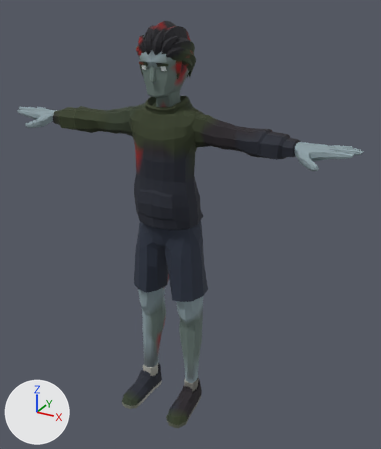
The glTF model assets/models/ch_zombie_brute.glb: old version first, new version second.
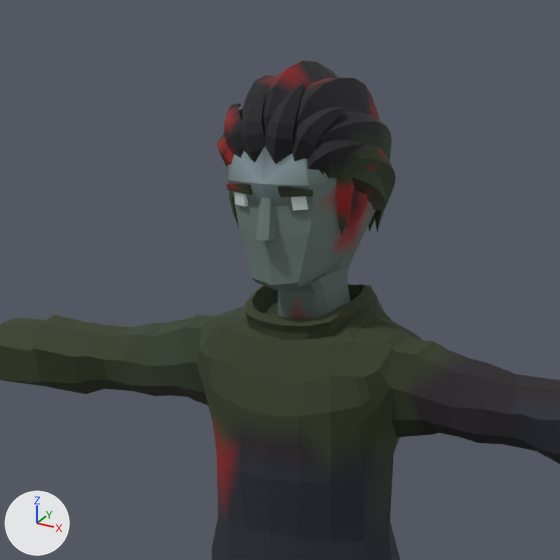
Each version is shown whole from a 50 mm lens placed at (1.179, 0.807, -97.585), pointed at (0.095, 2.778, -98.571), then close up on the part from 16% to 66% of the width and 0% to 42% of the height. The lights are fixed; the arrows at lower left show +X, +Y and +Z. The first two pictures are the older version. Where no turn or scale is listed for an object, it has been applied to the vertices. Vertices at exactly the same position are counted once.

In view in the first close-up: 'Body'.
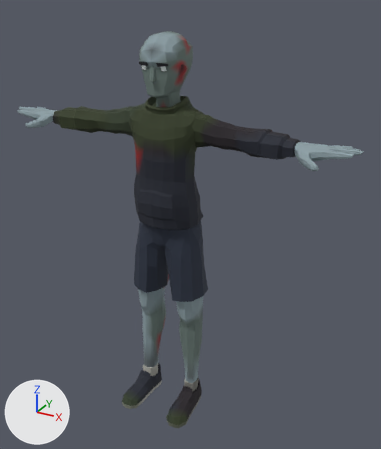
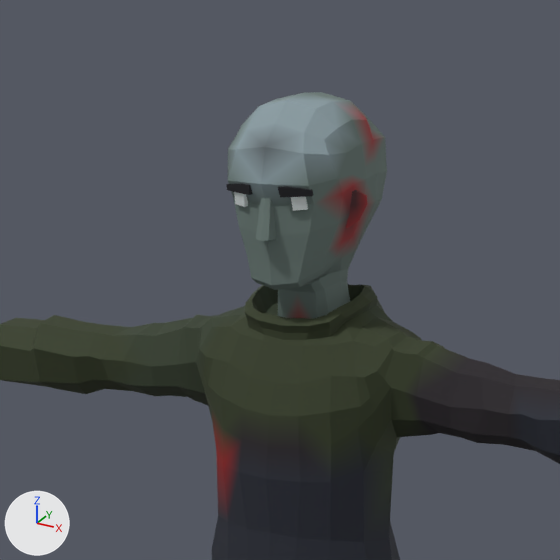
The newer file is also turned or shifted as a whole; pictures and numbers use the older file's frame.

Where the change shows, as pixel boxes (x1, y1, x2, y2) in the close-ups (560 x 560 px):
'Body', reshaped: before (0, 61, 560, 560); after (0, 92, 560, 560)
part 1 of me_body, deleted: before (217, 61, 396, 236)
part 2 of me_body, recoloured: (226, 183, 314, 197) in both

Patch to the scene script:
```diff
--- a/assets/models/ch_zombie_brute.glb.py
+++ b/assets/models/ch_zombie_brute.glb.py
@@ me_body @@
 # used by ob_body; location = (0.0, 0.0, 0.0)
-me_body.from_pydata(...)  # 3199 vertices, 6206 faces; spans x -0.84..0.84, y 2.51..2.89, z -99.56..-97.69
+me_body.from_pydata(...)  # 2446 vertices, 4802 faces; spans x -0.84..0.84, y 2.51..2.89, z -99.56..-97.73
+# me_body part 1: 17 loose pieces with 753 vertices, spanning x -0.11..0.11, y 2.63..2.88, z -97.93..-97.69, are deleted
+# me_body part 2: 40 kept faces spanning x -0.07..0.07, y 2.63..2.65, z -97.85..-97.84 get new vertex colours; the middle colour goes from dark green #2e3b22 to black #1c1c22
+# other edits to the shape of me_body do not show in these pictures
 me_body.materials.append(mat_character)
```
